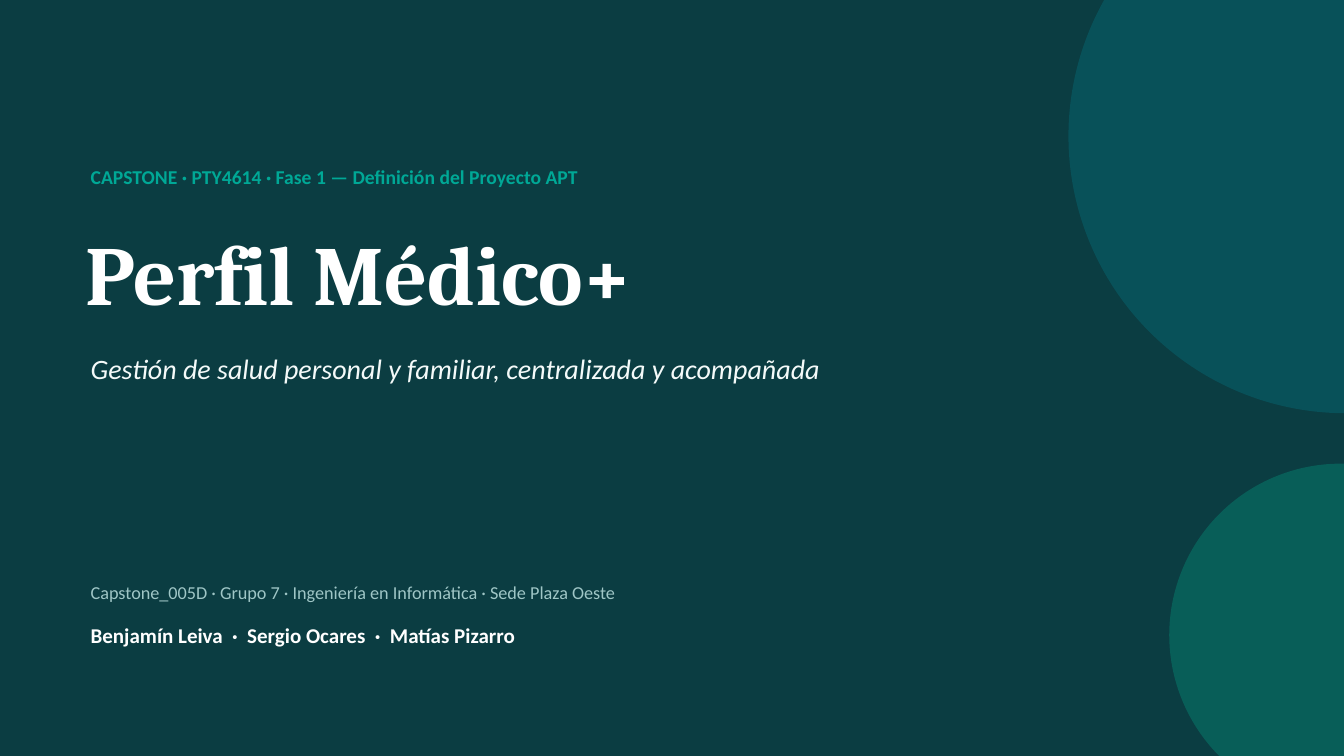
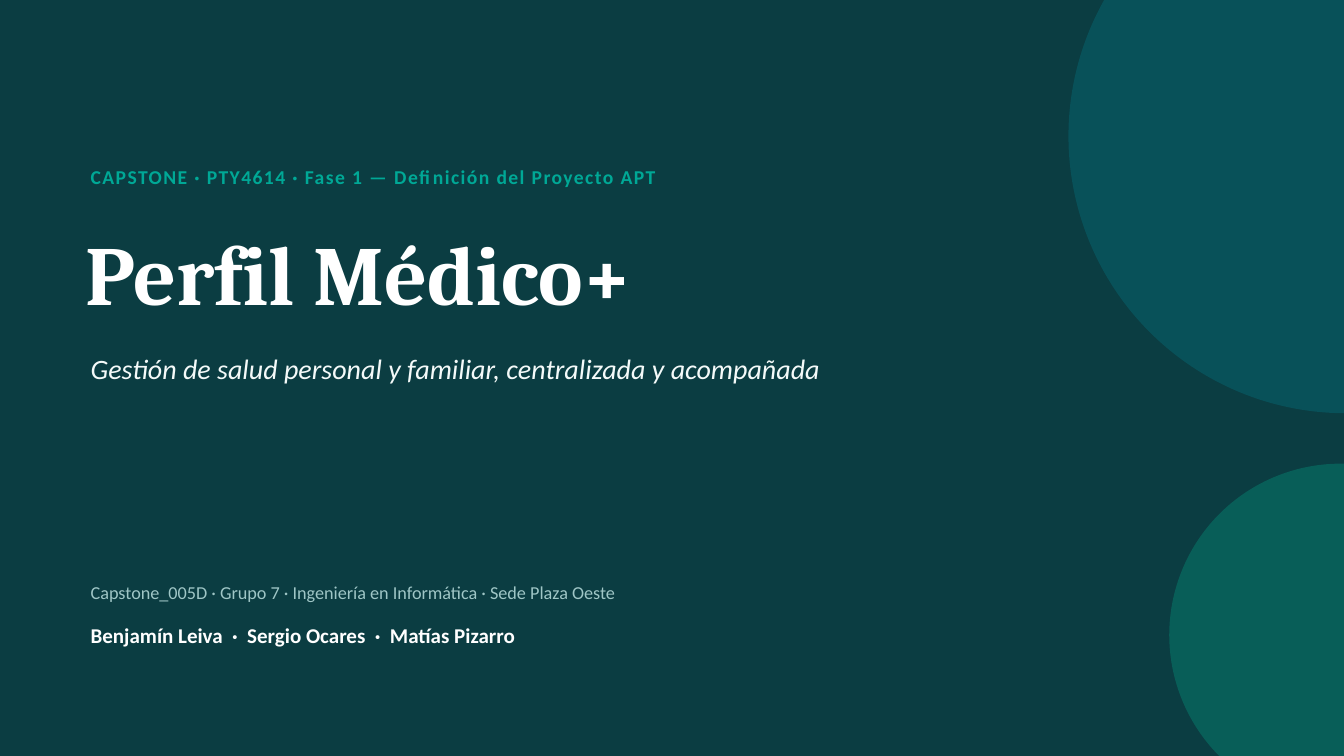
Before and after one commit to Bvnjvmin/Perfil-Medico-, a slide deck: slide 1 of Fase 1/Evidencias Grupales/PerfilMedico_ExposicionFase1.pptx. Drawn at 1344x756 pixels with LibreOffice and Linux fonts; fonts in the diff are those of the drawing. Boxes give left, top, right and bottom in pixels: in the first picture for what was removed or moved away, otherwise in the second. Text is boxed around its words. In the diff, an @@ line names an element or a change of style, - is before the commit and + after.

```diff
--- a/Fase 1/Evidencias Grupales/PerfilMedico_ExposicionFase1.pptx
+++ b/Fase 1/Evidencias Grupales/PerfilMedico_ExposicionFase1.pptx
@@ text "CAPSTONE · PTY4614 · Fase ..." at (91, 170, 656, 187): letter spacing 0 to 1 pt @@
```
Also in this commit, not shown: 7 other slides changed.
